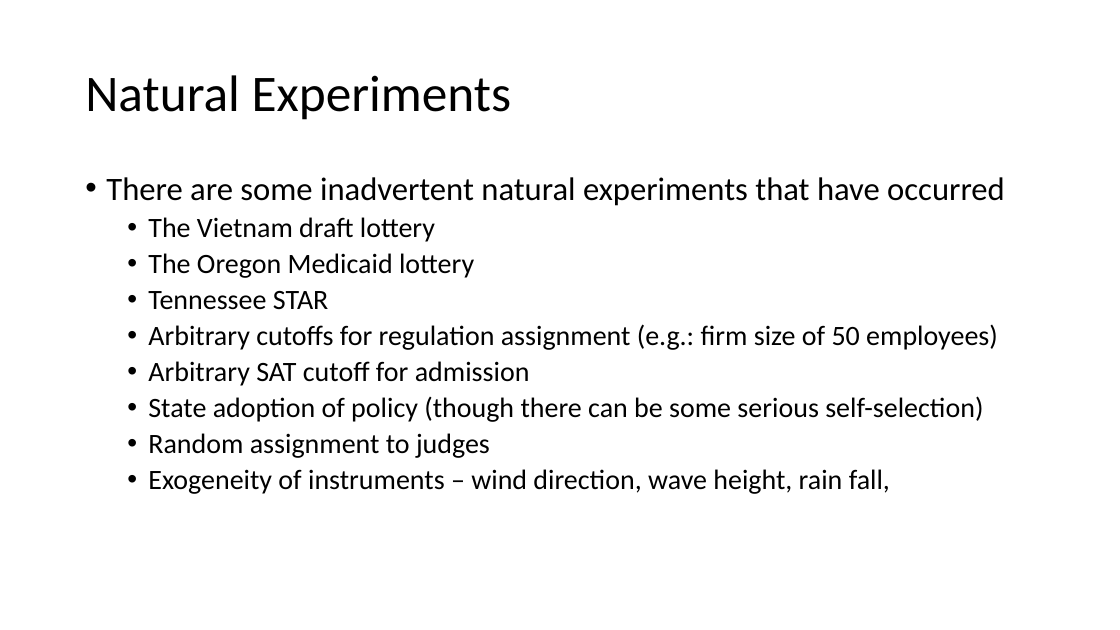
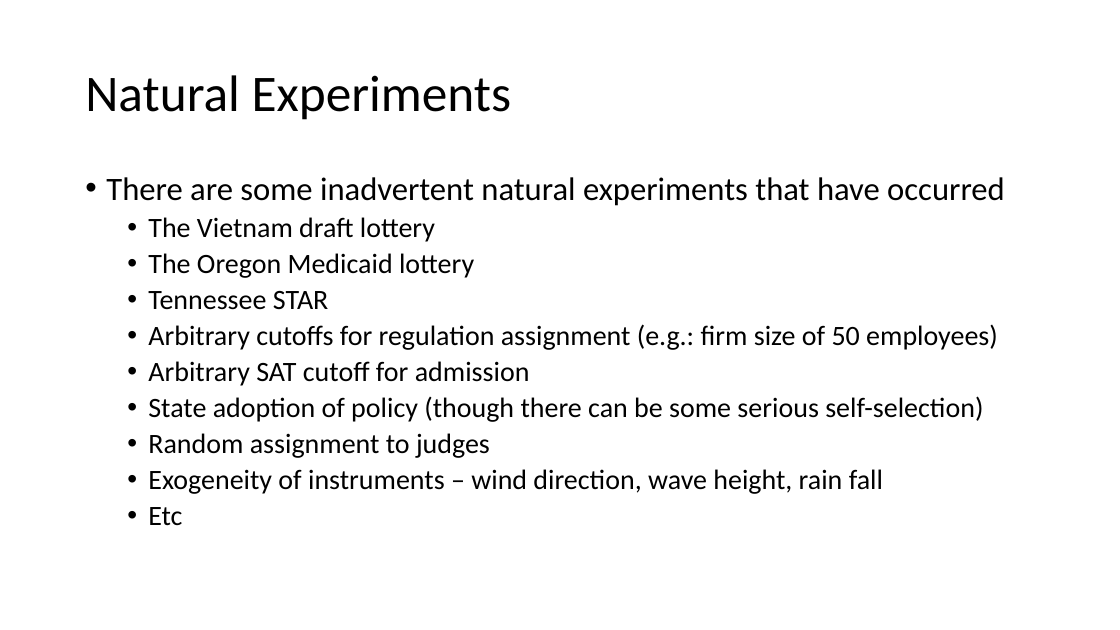
Before and after one commit to rowesamuel/Econ645, a slide deck: slide 24 of Slides/Week_5_Natural_Exp_DD.pptx (slide 8 before the commit). Drawn at 1120x630 pixels with LibreOffice and Linux fonts; fonts in the diff are those of the drawing. Boxes give left, top, right and bottom in pixels: in the first picture for what was removed or moved away, otherwise in the second. Text is boxed around its words. In the diff, an @@ line names an element or a change of style, - is before the commit and + after.

```diff
--- a/Slides/Week_5_Natural_Exp_DD.pptx
+++ b/Slides/Week_5_Natural_Exp_DD.pptx
@@ text at [148,469,883,526]: text changed @@
-  • Exogeneity of instruments – wind direction, wave height, rain fall,
+  • Exogeneity of instruments – wind direction, wave height, rain fall
+  • Etc
```
Also in this commit, not shown: 10 other slides changed, 16 slides added, 11 other files.
